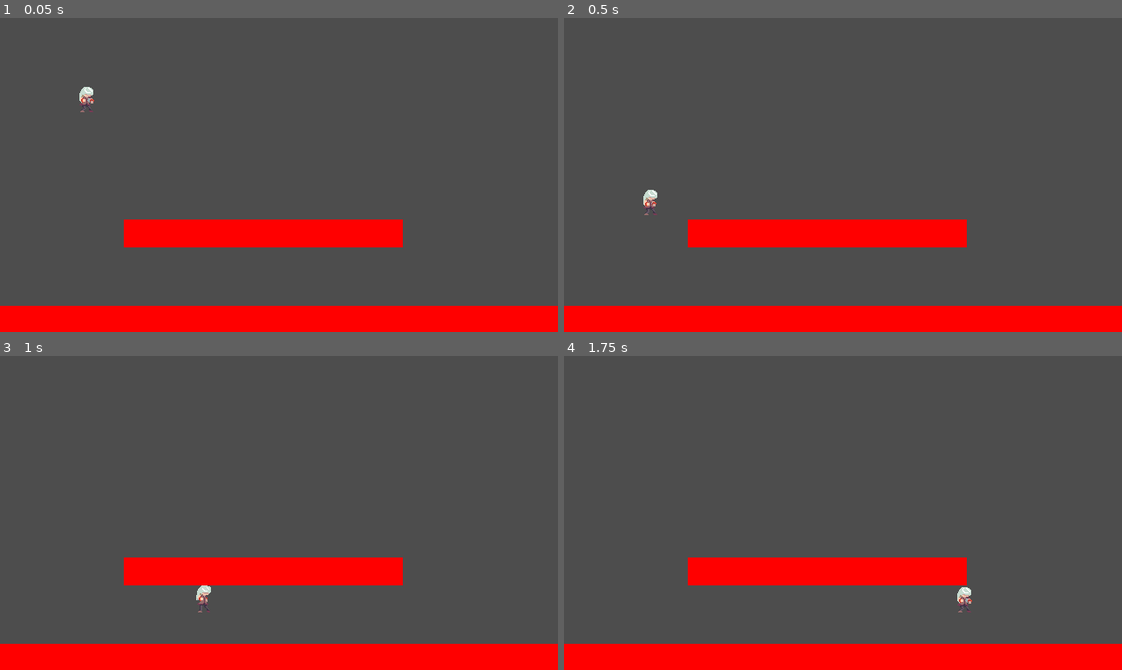
Above: before the commit, frames 1-4 (two rows, left to right).
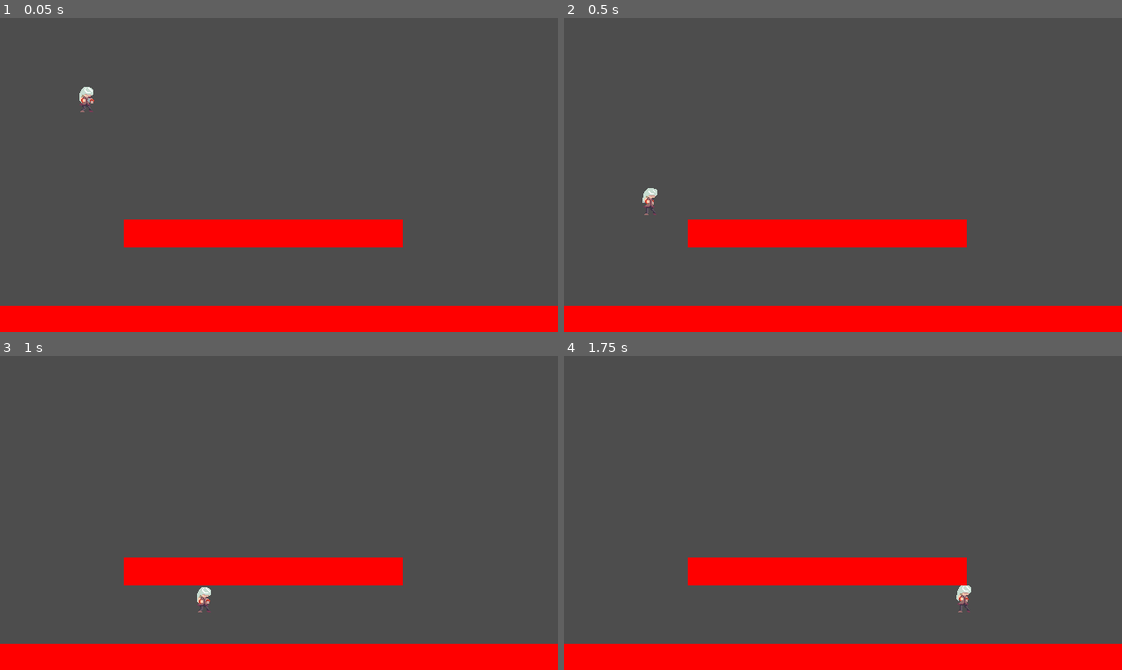
Above: after the commit, the same moments.

Repository: ChrisFlanOrg/Untitled-Fighting-Game
Game: Godot game, scene res://main.tscn
Same seed, same stepped clock (60 frames per second), same inputs: the game is played once before the commit and once after it.
Inputs:
- Up to frame 1 (0.05 s): no input
- Up to frame 2 (0.5 s): no input
- Up to frame 3 (1 s): tap Enter (ui_accept) at 0.5, 0.77 s; hold Right (ui_right) from 0.53 s (still down)
- Up to frame 4 (1.75 s): keep holding Right (ui_right); tap Enter (ui_accept) at 1.52 s

Frame 1 is identical in both runs. In frame 2, 0.1% of the frame differs, in the area x 14-17%, y 54-63%; in frame 3, 0.1%; in frame 4, 0.1%, in the area x 70-74%, y 73-82%.

Commit message:
Update player scene to use animation tree

Diff:
--- a/player.tscn
+++ b/player.tscn
@@ -83,14 +83,88 @@
 radius = 13.0
 height = 36.0
 
+[sub_resource type="Animation" id="Animation_5ygtx"]
+resource_name = "Idle"
+length = 0.7
+loop_mode = 1
+step = 0.1
+tracks/0/type = "value"
+tracks/0/imported = false
+tracks/0/enabled = true
+tracks/0/path = NodePath("AnimatedSprite2D:animation")
+tracks/0/interp = 1
+tracks/0/loop_wrap = true
+tracks/0/keys = {
+"times": PackedFloat32Array(0),
+"transitions": PackedFloat32Array(1),
+"update": 1,
+"values": [&"idle"]
+}
+tracks/1/type = "value"
+tracks/1/imported = false
+tracks/1/enabled = true
+tracks/1/path = NodePath("AnimatedSprite2D:frame")
+tracks/1/interp = 1
+tracks/1/loop_wrap = true
+tracks/1/keys = {
+"times": PackedFloat32Array(0, 0.1, 0.2, 0.3, 0.4, 0.5, 0.6, 0.7),
+"transitions": PackedFloat32Array(1, 1, 1, 1, 1, 1, 1, 1),
+"update": 1,
+"values": [0, 1, 2, 3, 4, 5, 6, 7]
+}
+
+[sub_resource type="Animation" id="Animation_f0wp4"]
+length = 0.001
+tracks/0/type = "value"
+tracks/0/imported = false
+tracks/0/enabled = true
+tracks/0/path = NodePath("AnimatedSprite2D:frame")
+tracks/0/interp = 1
+tracks/0/loop_wrap = true
+tracks/0/keys = {
+"times": PackedFloat32Array(0),
+"transitions": PackedFloat32Array(1),
+"update": 1,
+"values": [1]
+}
+
+[sub_resource type="AnimationLibrary" id="AnimationLibrary_00tqm"]
+_data = {
+"Idle": SubResource("Animation_5ygtx"),
+"RESET": SubResource("Animation_f0wp4")
+}
+
+[sub_resource type="AnimationNodeAnimation" id="AnimationNodeAnimation_dk7ba"]
+animation = &"Idle"
+
+[sub_resource type="AnimationNodeStateMachineTransition" id="AnimationNodeStateMachineTransition_fhmdd"]
+advance_mode = 2
+
+[sub_resource type="AnimationNodeStateMachine" id="AnimationNodeStateMachine_6x0mx"]
+states/Idle/node = SubResource("AnimationNodeAnimation_dk7ba")
+states/Idle/position = Vector2(386, 99.5625)
+states/Start/position = Vector2(187, 99.125)
+transitions = ["Start", "Idle", SubResource("AnimationNodeStateMachineTransition_fhmdd")]
+
 [node name="Player" type="CharacterBody2D"]
+z_index = 5
+position = Vector2(-1, -24)
 script = ExtResource("1_p45ec")
 
 [node name="AnimatedSprite2D" type="AnimatedSprite2D" parent="."]
 sprite_frames = SubResource("SpriteFrames_ascox")
-animation = &"attack"
-frame_progress = 0.361116
+animation = &"idle"
+frame = 1
 
 [node name="CollisionShape2D" type="CollisionShape2D" parent="."]
 position = Vector2(1, 10)
 shape = SubResource("CapsuleShape2D_5celd")
+
+[node name="AnimationPlayer" type="AnimationPlayer" parent="."]
+libraries = {
+"": SubResource("AnimationLibrary_00tqm")
+}
+
+[node name="AnimationTree" type="AnimationTree" parent="."]
+tree_root = SubResource("AnimationNodeStateMachine_6x0mx")
+anim_player = NodePath("../AnimationPlayer")
Not shown: 1 places in player.tscn that only renumber resources
